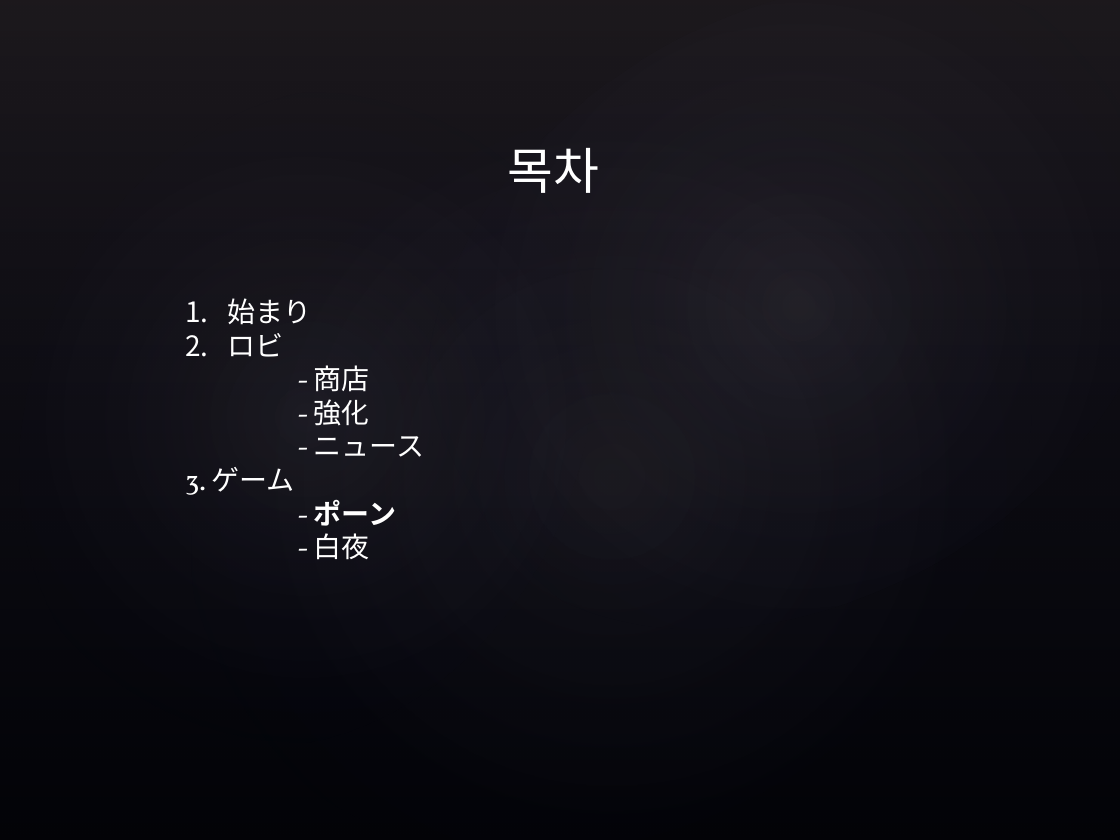
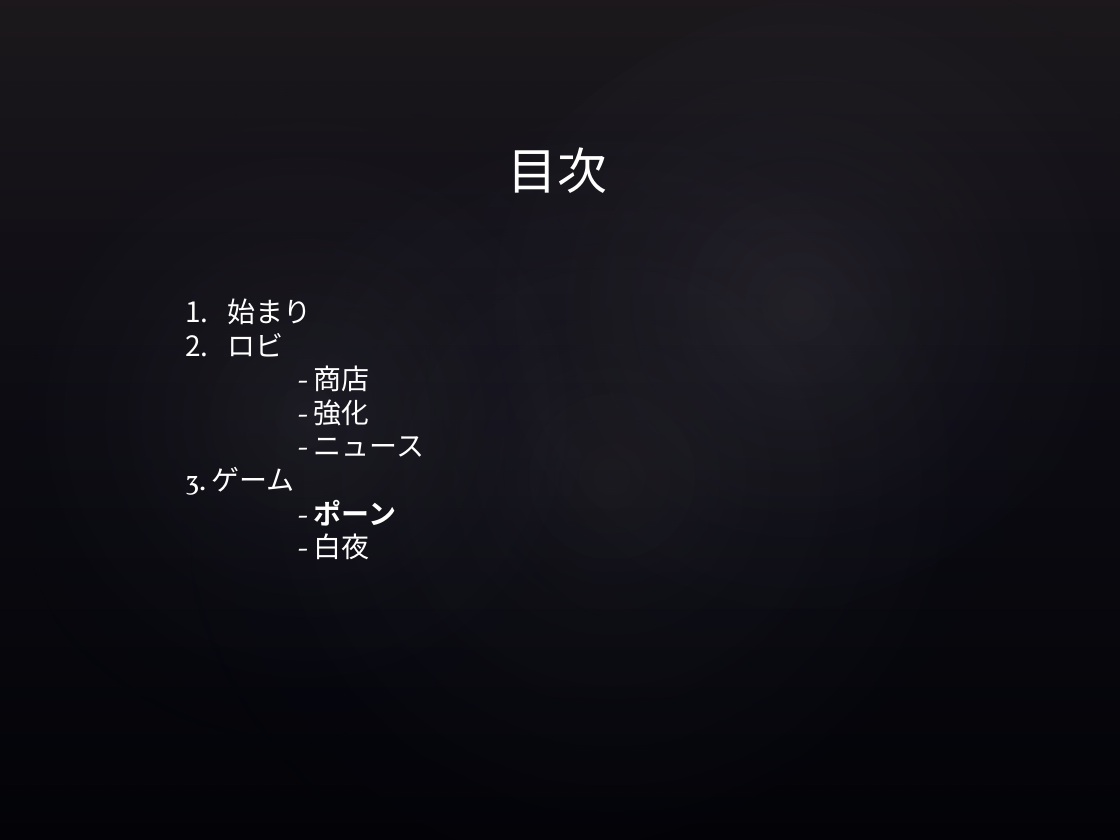
Before and after one commit to WeAreHappy23/MyPortfolio, a slide deck: slide 2 of Unity/BlackVenus(進行中)/BlackVenus-UI.pptx. Drawn at 1120x840 pixels with LibreOffice and Linux fonts; fonts in the diff are those of the drawing; background and template pictures are left out. Boxes give left, top, right and bottom in pixels: in the first picture for what was removed or moved away, otherwise in the second. Text is boxed around its words. In the diff, an @@ line names an element or a change of style, - is before the commit and + after.

```diff
--- a/Unity/BlackVenus(進行中)/BlackVenus-UI.pptx
+++ b/Unity/BlackVenus(進行中)/BlackVenus-UI.pptx
@@ text at bbox=[508, 147, 608, 193]: text changed @@
-목차
+目次
```
Also in this commit, not shown: 1 other file.
